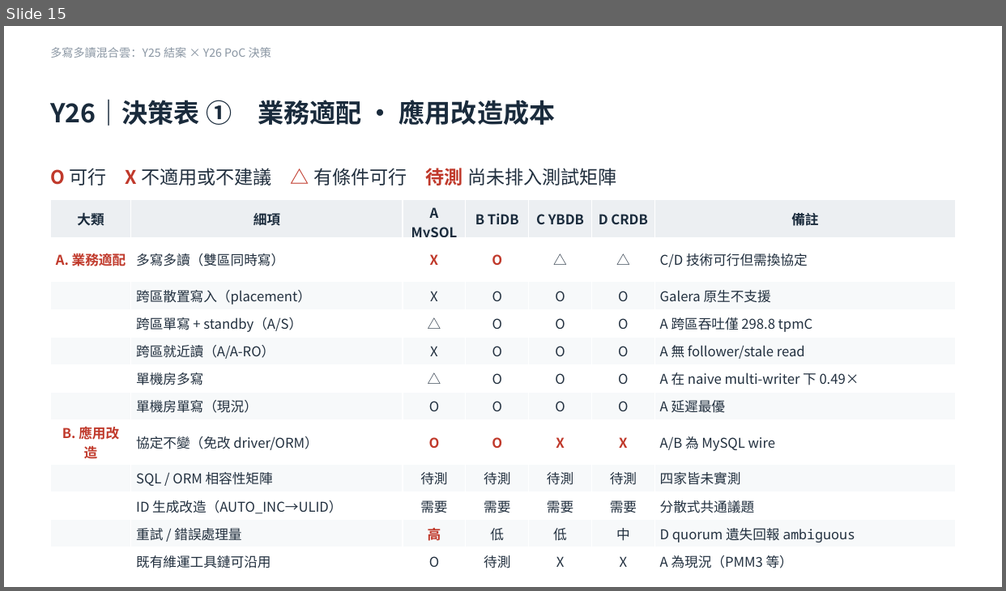
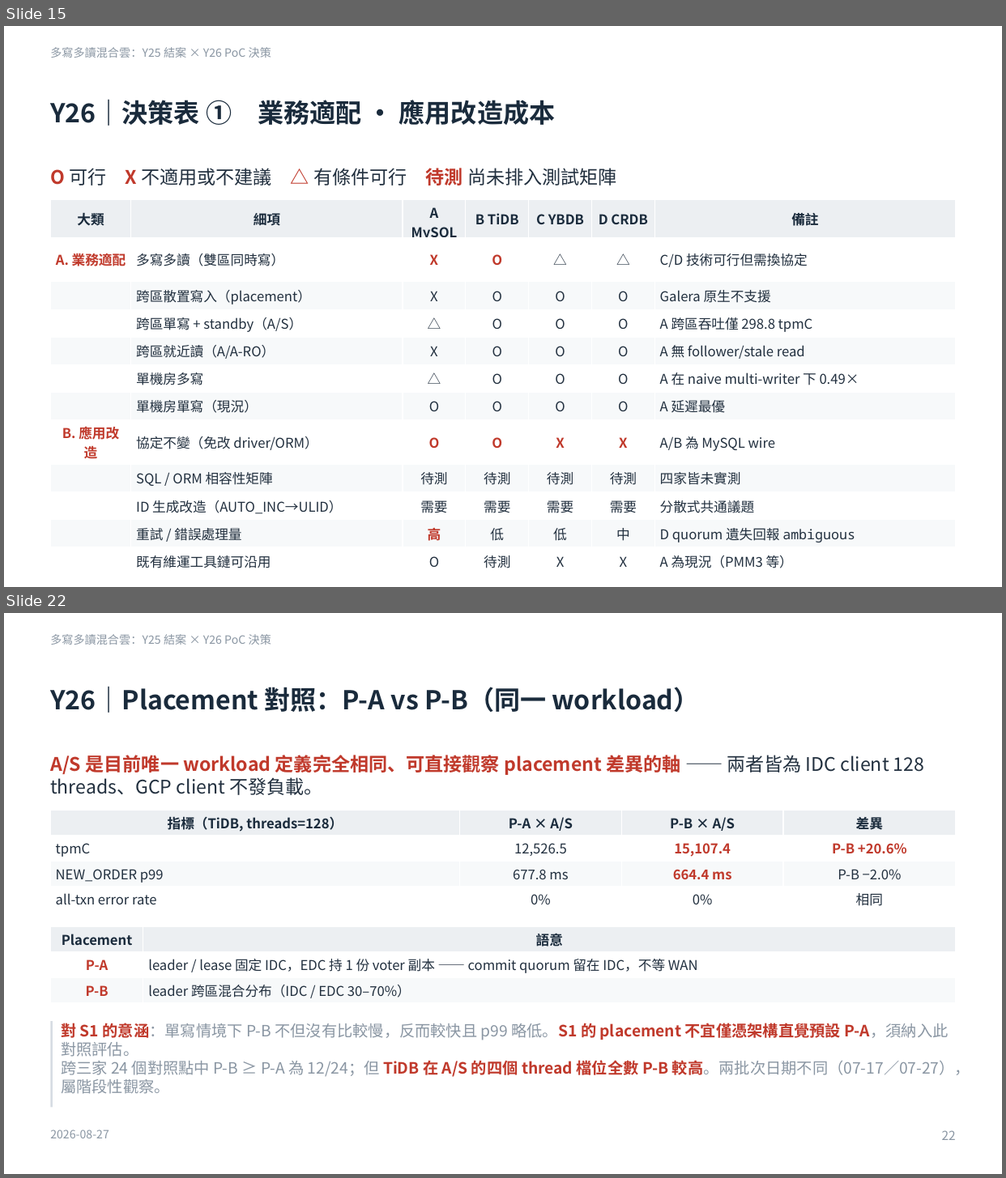
Before and after one commit to heavenruler/dba_career, a slide deck: poc/refresh/0827_slide.pptx. Shown one above the other, each under a label of ours: slide 15 before the commit, slides 15 and 22 after it; the slides between them are not shown. The pictures are 1006x591 and 1006x1178 pixels, drawn with LibreOffice and Linux fonts; fonts in the diff are those of the drawing. Boxes give left, top, right and bottom in pixels: in the first picture for what was removed or moved away, otherwise in the second. Text is boxed around its words. In the diff, an @@ line names an element or a change of style, - is before the commit and + after.

```diff
--- a/poc/refresh/0827_slide.pptx
+++ b/poc/refresh/0827_slide.pptx
@@ slide 22 added at [4, 613, 1002, 1174], background #FFFFFF @@
@@ text added at [50, 634, 271, 645], 11 pt, text #8A96A3 @@
+多寫多讀混合雲：Y25 結案 × Y26 PoC 決策
@@ text added at [50, 686, 700, 713], 25 pt, text #1A2B3C, bold @@
+Y26｜Placement 對照：P-A vs P-B（同一 workload）
@@ text added at [50, 755, 924, 795], 18 pt, text #C0392B, bold @@
+A/S 是目前唯一 workload 定義完全相同、可直接觀察 placement 差異的軸 —— 兩者皆為 IDC client 128 threads、GCP client 不發負載。
@@ table added at [50, 810, 956, 912], 4 rows, 4 columns @@
+指標（TiDB, threads=128） | P-A × A/S | P-B × A/S | 差異
+tpmC | 12,526.5 | 15,107.4 | P-B +20.6%
+NEW_ORDER p99 | 677.8 ms | 664.4 ms | P-B −2.0%
+all-txn error rate | 0% | 0% | 相同
@@ table added at [50, 927, 956, 1003], 3 rows, 2 columns @@
+Placement | 語意
+P-A | leader / lease 固定 IDC，EDC 持 1 份 voter 副本 —— commit quorum 留在 IDC，不等 WAN
+P-B | leader 跨區混合分布（IDC / EDC 30–70%）
@@ rectangle added at [50, 1022, 53, 1108], fill #D6DCE3 @@
@@ text added at [61, 1023, 970, 1094], 15 pt, text #8A96A3 @@
+對 S1 的意涵：單寫情境下 P-B 不但沒有比較慢，反而較快且 p99 略低。S1 的 placement 不宜僅憑架構直覺預設 P-A，須納入此對照評估。
+跨三家 24 個對照點中 P-B ≥ P-A 為 12/24；但 TiDB 在 A/S 的四個 thread 檔位全數 P-B 較高。兩批次日期不同（07-17／07-27），屬階段性觀察。
@@ text added at [50, 1130, 109, 1139], 11 pt, text #8A96A3 @@
+2026-08-27
@@ text added at [942, 1131, 956, 1140], 12 pt, text #8A96A3 @@
+22
```
Also in this commit, not shown: 21 slides changed, 1 other slide added, 2 other files.
